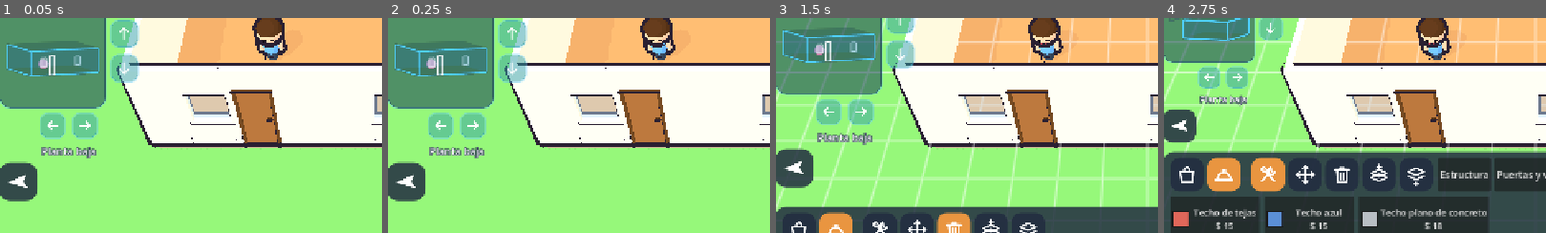
Above: before the commit, frames 1-4 (left to right).
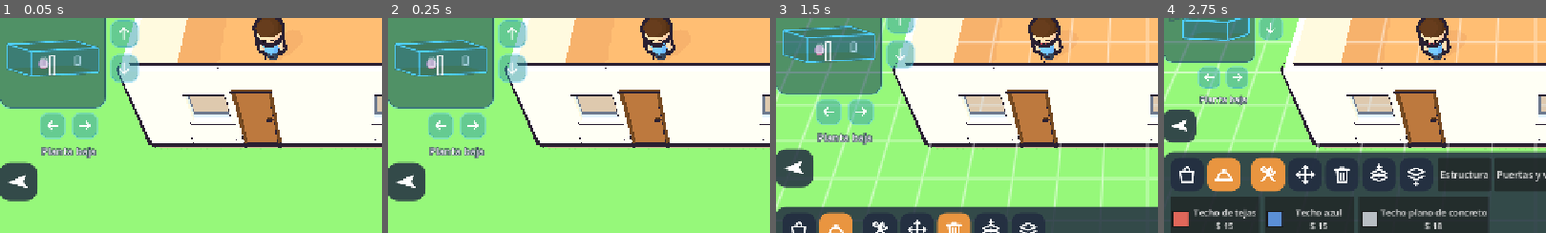
Above: after the commit, the same moments.

Repository: soza0497/Neighborhood
Game: Godot game, scene res://tests/polish2a_demo.tscn
The game is run twice, just before and just after one commit, with the same random seed, the same clock (stepped at 60 frames per second) and the same inputs. This scene is started directly instead of the project's main scene.
Inputs (mouse positions are % of the whole screen's width and height, from its top left):
- Up to frame 1 (0.05 s): no input
- Up to frame 2 (0.25 s): no input
- Up to frame 3 (1.5 s): click "x1" at 0.5 s; click (79, 9) at 1.25 s
- Up to frame 4 (2.75 s): click "Techos" at 2 s
The pictures show only the part of the screen within x 1-51%, y 42-92%; the shares and areas given below are measured in that part.

The runs differ from the first frame. In frame 1, 0.2% of the frame differs, in the area x 2-26%, y 10-14%; in frame 2, 0.2%; in frame 3, 0.2%; in frame 4, nothing differs.

Commit message:
Pulido 5D: maqueta con las 4 aristas de la losa plana, punto del personaje solo dentro de la casa, en su piso y también durmiendo
Co-Authored-By: Claude Sonnet 5.5 <noreply@anthropic.com>
Claude-Session: https://claude.ai/code/session_0198fbn7f2uXki4BoeY8MmJ5

Diff:
--- /dev/null
+++ b/tests/test_floor_map.gd
@@ -0,0 +1,191 @@
+extends Node
+## Pruebas de la maqueta de pisos (Pulido 5D), sin pantalla ni red.
+##
+##   godot --headless --path . res://tests/test_floor_map.tscn
+##
+## Mira: las cuatro aristas de la losa plana, el borde de arriba de las paredes
+## de atrás cuando no hay techo, y el punto del personaje (solo dentro de la
+## casa, en su piso aunque se mire otro, y también mientras duerme).
+
+var _passed := 0
+var _failed := 0
+var _house: HouseData
+var _map: FloorMap
+
+
+## Un personaje de mentira: solo lo que lee la maqueta.
+class FakeCharacter extends Node3D:
+	var level := 0
+	var cell := Vector2i.ZERO
+	var state := 0
+
+
+func _ready() -> void:
+	HouseGrid.use_test_lot()
+	_house = HouseData.new()
+	_build_house()
+	_test_flat_roof_edges()
+	_test_open_top()
+	_test_inside()
+	await _test_dot()
+	print("\nPRUEBAS: %d pasaron, %d fallaron" % [_passed, _failed])
+	get_tree().quit(1 if _failed > 0 else 0)
+
+
+func _check(condition: bool, description: String) -> void:
+	if condition:
+		_passed += 1
+	else:
+		_failed += 1
+		print("FALLÓ: ", description)
+
+
+## Casa de 4x4 celdas desde (6,6) con paredes, un segundo piso con solo losa y un balcón de pasto afuera.
+func _build_house() -> void:
+	var o := Vector2i(6, 6)
+	var writes: Array = []
+	for c in HouseGrid.cells_in_rect(o, o + Vector2i(3, 3)):
+		writes.append(HouseData.write(0, "foundation", HouseGrid.cell_key(c), {"item": "foundation_basic"}))
+		writes.append(HouseData.write(0, "floors", HouseGrid.cell_key(c), {"item": "floor_basic"}))
+	for edge in HouseGrid.edges_around_rect(o, o + Vector2i(3, 3)):
+		writes.append(HouseData.write(0, "walls", edge, {"item": "wall_basic"}))
+	# Una veranda: piso suelto sin paredes, pegada a la casa.
+	for c in HouseGrid.cells_in_rect(Vector2i(6, 10), Vector2i(9, 11)):
+		writes.append(HouseData.write(0, "floors", HouseGrid.cell_key(c), {"item": "floor_basic"}))
+	_house.next_id = 10
+	_house.apply(writes)
+
+
+func _vertices(st: SurfaceTool) -> PackedVector3Array:
+	var mesh := st.commit()
+	if mesh.get_surface_count() == 0:
+		return PackedVector3Array()
+	return mesh.surface_get_arrays(0)[Mesh.ARRAY_VERTEX]
+
+
+## ¿Hay una línea dibujada pegada a la arista a-b? (todos los vértices de algún cuadrito cerca)
+func _has_line(vertices: PackedVector3Array, a: Vector3, b: Vector3, tolerance: float) -> bool:
+	var i := 0
+	while i + 5 < vertices.size():
+		var near := true
+		for j in 6:
+			var p := vertices[i + j]
+			var closest := Geometry3D.get_closest_point_to_segment(p, a, b)
+			if p.distance_to(closest) > tolerance:
+				near = false
+				break
+		if near:
+			return true
+		i += 6
+	return false
+
+
+func _test_flat_roof_edges() -> void:
+	print("1) Losa plana: las cuatro aristas, en todos los ángulos")
+	var map := FloorMap.new()
+	var rect := Rect2i(6, 6, 4, 4)
+	var y := 2.7
+	var corners := [Vector3(6, y, 6), Vector3(10, y, 6), Vector3(10, y, 10), Vector3(6, y, 10)]
+	for angle in FloorMap.ANGLE_COUNT:
+		var dir := FloorMap.view_direction(angle)
+		var pitch := deg_to_rad(FloorMap.PITCH_DEGREES)
+		var view_dir := Vector3(-dir.x * cos(pitch), -sin(pitch), -dir.y * cos(pitch)).normalized()
+		var st := SurfaceTool.new()
+		st.begin(Mesh.PRIMITIVE_TRIANGLES)
+		map._draw_roof(st, rect, y, true, Color.WHITE, view_dir, 0.2)
+		var vertices := _vertices(st)
+		var all_edges := true
+		for i in 4:
+			if not _has_line(vertices, corners[i], corners[(i + 1) % 4], 0.12):
+				all_edges = false
+				print("      falta la arista %d en el ángulo %d" % [i, angle])
+		_check(all_edges, "ángulo %d: se dibujan las 4 aristas de la losa plana" % angle)
+	# El techo a dos aguas sigue escondiendo las aristas de atrás (menos líneas que la losa).
+	var dir0 := FloorMap.view_direction(0)
+	var view0 := Vector3(-dir0.x, -0.1, -dir0.y).normalized()
+	var flat_st := SurfaceTool.new()
+	flat_st.begin(Mesh.PRIMITIVE_TRIANGLES)
+	map._draw_roof(flat_st, rect, y, true, Color.WHITE, view0, 0.2)
+	var gable_st := SurfaceTool.new()
+	gable_st.begin(Mesh.PRIMITIVE_TRIANGLES)
+	map._draw_roof(gable_st, rect, y, false, Color.WHITE, view0, 0.2)
+	_check(not _has_line(_vertices(gable_st), corners[0], corners[1], 0.12) or not _has_line(_vertices(gable_st), corners[1], corners[2], 0.12),
+		"el techo a dos aguas sigue sin dibujar todas las aristas de atrás")
+	map.free()
+
+
+func _test_open_top() -> void:
+	print("\n2) Sin techo: el borde de arriba de las paredes de atrás también se dibuja")
+	var map := FloorMap.new()
+	map.house = _house
+	var lo := Vector2(6, 6)
+	var hi := Vector2(10, 10)
+	var dir := FloorMap.view_direction(0)
+	var view_dir := Vector3(-dir.x, -0.12, -dir.y).normalized()
+	var open := SurfaceTool.new()
+	open.begin(Mesh.PRIMITIVE_TRIANGLES)
+	map._draw_level(open, 0, lo, hi, dir, view_dir, 0.2)
+	var open_vertices := _vertices(open)
+	var top := FloorMap._level_y(0) + FloorMap.FLOOR_HEIGHT
+	# Pared de atrás (norte, z = 6) con la vista de frente: su borde de arriba tiene que estar.
+	_check(_has_line(open_vertices, Vector3(6, top, 6), Vector3(10, top, 6), 0.12), "sin techo se ve el borde de arriba de la pared de atrás")
+	# Con un piso encima, el borde de arriba no se agrega (queda más limpio).
+	_house.apply([HouseData.write(1, "floors", "6,6", {"item": "floor_basic"})])
+	var closed := SurfaceTool.new()
+	closed.begin(Mesh.PRIMITIVE_TRIANGLES)
+	map._draw_level(closed, 0, lo, hi, dir, view_dir, 0.2)
+	_check(not _has_line(_vertices(closed), Vector3(6, top, 6), Vector3(10, top, 6), 0.12), "con un piso encima no se agregan aristas de atrás")
+	_house.apply([HouseData.write(1, "floors", "6,6", null)])
+	map.free()
+
+
+func _test_inside() -> void:
+	print("\n3) ¿Dentro de la casa?")
+	_check(FloorMap.is_inside(_house, 0, Vector2i(7, 7)), "una celda del cuarto está dentro")
+	_check(FloorMap.is_inside(_house, 0, Vector2i(6, 6)), "una celda pegada a la pared está dentro")
+	_check(not FloorMap.is_inside(_house, 0, Vector2i(20, 20)), "una celda del lote, sin nada, está afuera")
+	_check(not FloorMap.is_inside(_house, 0, Vector2i(7, 11)), "la veranda sin paredes está afuera")
+	_check(not FloorMap.is_inside(_house, 1, Vector2i(7, 7)), "el piso de arriba, vacío, no cuenta")
+
+
+func _test_dot() -> void:
+	print("\n4) El punto del personaje")
+	_map = FloorMap.new()
+	add_child(_map)
+	var who := FakeCharacter.new()
+	add_child(who)
+	_map.setup(_house, who)
+	_map.set_level(0)
+	who.level = 0
+	who.cell = Vector2i(7, 7)
+	who.state = 0
+	var s := _map.dot_state()
+	_check(s["visible"] and s["level"] == 0 and not s["dim"], "dentro de la casa, mirando su piso: punto fuerte")
+	who.visible = false  # Dormido o escondido por la vista: el punto sigue.
+	who.state = 1
+	s = _map.dot_state()
+	_check(s["visible"], "duerme o está escondido en la escena: el punto sigue donde está la cama")
+	who.visible = true
+	who.cell = Vector2i(20, 20)
+	s = _map.dot_state()
+	_check(not s["visible"], "afuera, en el lote: no hay punto")
+	who.cell = Vector2i(7, 11)
+	s = _map.dot_state()
+	_check(not s["visible"], "en la veranda sin paredes: no hay punto")
+	who.cell = Vector2i(7, 7)
+	_check(_map.dot_state()["visible"], "vuelve a entrar: vuelve el punto")
+	# Otro piso: el punto queda apagado en el piso correcto.
+	_house.apply([HouseData.write(1, "floors", "7,7", {"item": "floor_basic"}), HouseData.write(1, "walls", HouseGrid.edge_key(Vector2i(7, 7), true), {"item": "wall_basic"})])
+	who.level = 1
+	_map.set_level(0)
+	s = _map.dot_state()
+	_check(s["visible"] and s["level"] == 1 and s["dim"], "en el piso 1 mirando el 0: punto apagado en el piso 1")
+	_map.set_level(1)
+	s = _map.dot_state()
+	_check(s["visible"] and not s["dim"], "al mirar el piso 1 se ve fuerte")
+	# Trabajando: está fuera de la casa.
+	who.state = Character.State.WORKING
+	_check(not _map.dot_state()["visible"], "en el trabajo no hay punto")
+	await get_tree().process_frame
+	who.queue_free()
+	_map.queue_free()
--- /dev/null
+++ b/tests/test_floor_map.tscn
@@ -0,0 +1,6 @@
+[gd_scene format=3]
+
+[ext_resource type="Script" path="res://tests/test_floor_map.gd" id="1_test"]
+
+[node name="TestFloorMap" type="Node"]
+script = ExtResource("1_test")
--- a/ui/floor_map.gd
+++ b/ui/floor_map.gd
@@ -51,6 +51,11 @@
 var _camera: Camera3D
 var _mesh: MeshInstance3D
 var _dot: MeshInstance3D
+var _dot_material: StandardMaterial3D
+## Pulido 5D: ¿el personaje está dentro de la casa? Se recalcula solo si cambió algo.
+var _inside := false
+var _inside_key := ""
+var _inside_dirty := true
 var _dirty := true
 var _blink := 0.0
 var _center := Vector3.ZERO
@@ -84,6 +89,8 @@
 	dot_mat.albedo_color = Color(1.0, 0.35, 0.5)
 	dot_mat.shading_mode = BaseMaterial3D.SHADING_MODE_UNSHADED
 	dot_mat.no_depth_test = true
+	dot_mat.transparency = BaseMaterial3D.TRANSPARENCY_ALPHA
+	_dot_material = dot_mat
 	_dot.material_override = dot_mat
 	_viewport.add_child(_dot)
 	angle_index = posmod(int(GameState.settings.get("floor_front_angle", 0)), ANGLE_COUNT)
@@ -94,8 +101,12 @@
 func setup(new_house: HouseData, new_character: Node3D) -> void:
 	house = new_house
 	character = new_character
-	house.piece_changed.connect(func(_l: int, _layer: String, _k: String) -> void: _dirty = true)
-	house.reloaded.connect(func() -> void: _dirty = true)
+	house.piece_changed.connect(func(_l: int, _layer: String, _k: String) -> void:
+		_dirty = true
+		_inside_dirty = true)
+	house.reloaded.connect(func() -> void:
+		_dirty = true
+		_inside_dirty = true)
 	_dirty = true
 
 
@@ -127,12 +138,52 @@
 	if _dirty:
 		_dirty = false
 		_rebuild()
-	# El punto del personaje parpadea (se ve y no se ve, suave).
+	# El punto del personaje (Pulido 5D): solo si está DENTRO de la casa, en el piso donde
+	# está aunque se mire otro (apagado y más chico), y también mientras duerme.
 	_blink += delta
-	_dot.visible = character != null and character.visible and fmod(_blink, 1.0) < 0.65
-	if character != null:
-		var level: int = character.get("level") if character.get("level") != null else 0
+	var state := dot_state()
+	_dot.visible = state["visible"]
+	if state["visible"]:
+		var level: int = state["level"]
+		var pulse := fmod(_blink, 1.0) < 0.65
+		_dot_material.albedo_color = Color(1.0, 0.35, 0.5, 1.0 if pulse else 0.0) if not state["dim"] else Color(1.0, 0.35, 0.5, 0.55)
+		_dot.scale = Vector3.ONE * (0.7 if state["dim"] else 1.0)
 		_dot.position = Vector3(character.position.x, _level_y(level) + 0.9, character.position.z)
+
+
+## Qué hace el punto del personaje: {visible, level, dim}. `dim` = está en otro piso
+## que el que se mira (queda quieto y apagado, como una marca en el piso correcto).
+func dot_state() -> Dictionary:
+	var result := {"visible": false, "level": 0, "dim": false}
+	if character == null or house == null:
+		return result
+	# Trabajando está fuera de la casa; dormido sigue en su cama (no se esconde por el sueño).
+	if character.get("state") == Character.State.WORKING:
+		return result
+	var level: int = int(character.get("level")) if character.get("level") != null else 0
+	var cell: Vector2i = character.get("cell") if character.get("cell") != null else Vector2i(-1, -1)
+	var key := "%d:%d,%d" % [level, cell.x, cell.y]
+	if _inside_dirty or key != _inside_key:
+		_inside_dirty = false
+		_inside_key = key
+		_inside = is_inside(house, level, cell)
+	result["visible"] = _inside
+	result["level"] = level
+	result["dim"] = level != current_level
+	return result
+
+
+## ¿La celda está dentro de la casa? Un cuarto cerrado, o una celda con piso y pared
+## al lado (pasillo, puerta, descanso de escalera). En el lote, afuera: no.
+static func is_inside(target: HouseData, level: int, cell: Vector2i) -> bool:
+	if not target.has_piece(level, "floors", HouseGrid.cell_key(cell)):
+		return false
+	if not HouseRooms.room_at(target, level, cell).is_empty():
+		return true
+	for edge in HouseGrid.cell_edges(cell):
+		if target.has_piece(level, "walls", edge):
+			return true
+	return false
 
 
 ## Altura (en el dibujo) del suelo de un piso.
@@ -235,6 +286,7 @@
 		# Piso agregado todavía vacío: marco tenue para poder tocarlo.
 		_quad(st, Vector3(lo.x, y0, hi.y), Vector3(hi.x, y0, hi.y), Vector3(hi.x, y1, hi.y), Vector3(lo.x, y1, hi.y), Color(base, FILL_ALPHA * 0.6))
 		_rect_outline(st, Vector3(lo.x, y0, hi.y), Vector3(hi.x, y0, hi.y), Vector3(hi.x, y1, hi.y), Vector3(lo.x, y1, hi.y), Color(base, 0.4), view_dir, width * 0.7)
+	var open_top := house.get_layer(level, "roofs").is_empty() and house.get_layer(level + 1, "floors").is_empty()
 	var corner_count := {}
 	for w in walls:
 		for v in HouseGrid.edge_vertices(w["key"]):
@@ -250,6 +302,10 @@
 		# dibujan las aristas de las caras que miran hacia nosotros.
 		var facing := Vector2(w["normal"]).dot(dir) > FACING_MIN
 		_quad(st, a, b, b + up, a + up, fill_color)
+		# Pulido 5D: sin techo ni piso encima, la cara de arriba de la casa se ve desde
+		# arriba: el borde de arriba de las paredes de atrás también es silueta.
+		if not facing and open_top:
+			_line(st, a + up, b + up, line_color, view_dir, width)
 		if not facing:
 			continue
 		_line(st, a, b, line_color, view_dir, width)
@@ -305,8 +361,10 @@
 	var facing := [false, false, false, false]
 	for i in 4:
 		facing[i] = edge_normals[i].dot(toward) > FACING_MIN
-		if facing[i]:
+		if facing[i] or flat:
 			_line(st, base[i], base[(i + 1) % 4], color, view_dir, width)
+	# Pulido 5D: la losa plana se ve desde arriba, así que sus CUATRO aristas son visibles
+	# (antes faltaba la de atrás/izquierda). El techo a dos aguas esconde las de atrás.
 	if flat:
 		return
 	# Una esquina se dibuja si toca una arista que mira hacia nosotros.
